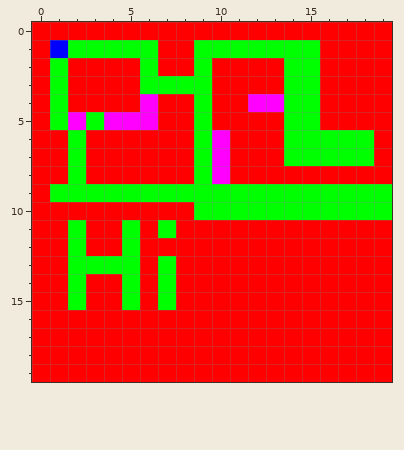
Pixel-art sprite: gfx/devLevel.png. The first picture shows the starting point.
The file is 20x20 pixels.
The result:
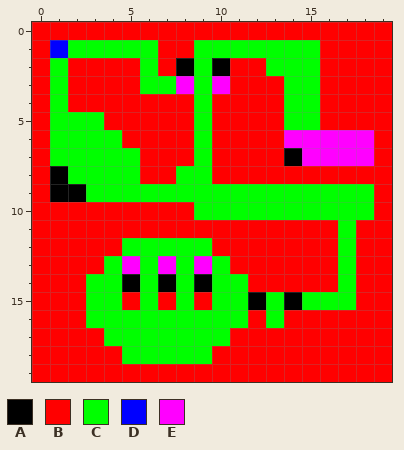
Palette (. is transparent): A #000000  B #ff0000  C #00ff00  D #0000ff  E #ff00ff
Diff:
Colour B gives way to colour A in row 2 at x 8 and 10; in row 8 at x 1; in row 14 at x 9; in row 15 at x 12 and 14.
Colour C gives way to colour A in row 7 at x 14; in row 9 at x 1 to 2; in row 14 at x 5 and 7.
Colour C gives way to colour B in rows 9 to 10 at x 19; in row 11 at x 2, 5 and 7; in row 12 at x 2; in row 13 at x 2 to 3; in row 14 at x 2; in row 15 at x 2, 5 and 7.
Colour E gives way to colour B in row 4 at x 6 and 12 to 13; in row 5 at x 4 to 6; in rows 6 to 8 at x 10.
Colour B gives way to colour C in row 2 at x 13; in row 6 at x 1 and 3 to 4; in row 7 at x 1 and 3 to 5; in row 8 at x 3 to 5 and 8; in row 11 at x 17; in row 12 at x 6 to 9 and 17.
Colour B gives way to colour C in row 13 at x 6, 8, 10 and 17; in row 14 at x 3 to 4, 6, 8, 10 to 11 and 17; in row 15 at x 3 to 4, 6, 8, 10 to 11, 13 and 15 to 17; in row 16 at x 3 to 11 and 13; in row 17 at x 4 to 10; in row 18 at x 5 to 9.
Colour E gives way to colour C in row 5 at x 2.
Colour B gives way to colour E in row 3 at x 10; in row 13 at x 9.
Colour C gives way to colour E in row 3 at x 8; in row 6 at x 14 to 18; in row 7 at x 15 to 18; in row 13 at x 5 and 7.
